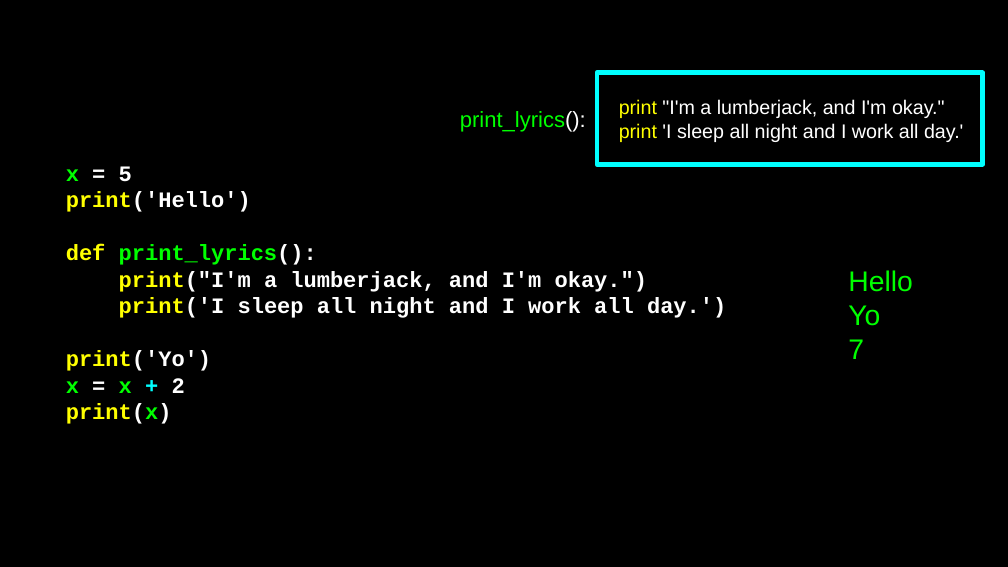
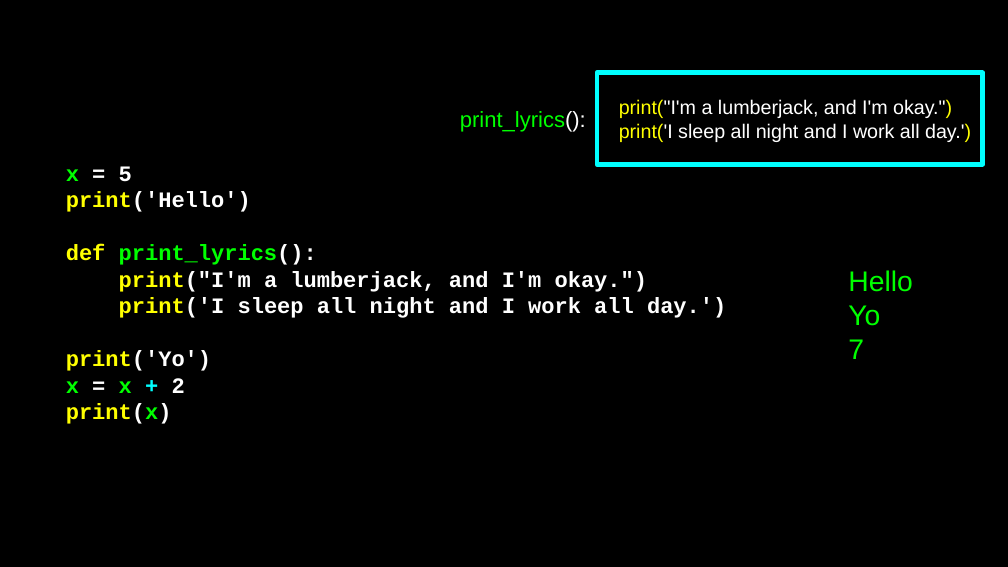
Before and after one commit to csev/py4e, a slide deck: slide 12 of lectures3/Pythonlearn-04-Functions.pptx. Drawn at 1008x567 pixels with LibreOffice and Linux fonts; fonts in the diff are those of the drawing. Boxes give left, top, right and bottom in pixels: in the first picture for what was removed or moved away, otherwise in the second. Text is boxed around its words. In the diff, an @@ line names an element or a change of style, - is before the commit and + after.

```diff
--- a/lectures3/Pythonlearn-04-Functions.pptx
+++ b/lectures3/Pythonlearn-04-Functions.pptx
@@ text in rectangle at [619,99,971,142]: text changed @@
-print "I'm a lumberjack, and I'm okay."
-print 'I sleep all night and I work all day.'
+print("I'm a lumberjack, and I'm okay.")
+print('I sleep all night and I work all day.')
```
Also in this commit, not shown: 2 other slides changed, 7 other files.
